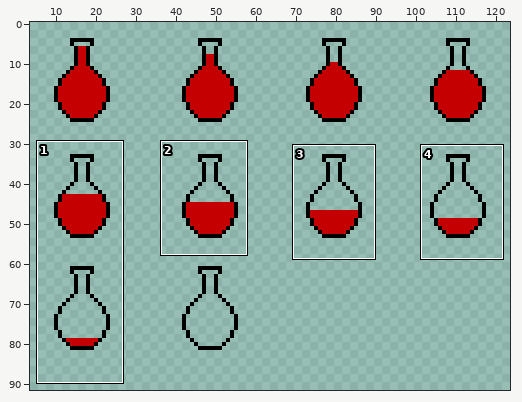
Sprite sheet: assets/graphics/Blood vials.png. Above, an overview of the earlier version with the close-up marked.
Close-up. Before:
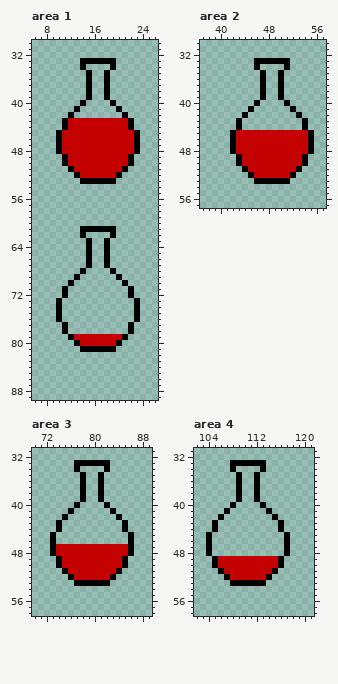
The file is 128x128 pixels. Shown: area 1: x 6..26, y 30..89; area 2: x 37..57, y 30..57; area 3: x 70..89, y 31..58; area 4: x 102..121, y 31..58. The old version is drawn lined up with the new one, on the new canvas. The wide view leaves out empty margins. The commit also changed other parts of the picture, which this record leaves out.
The same view after the edit:
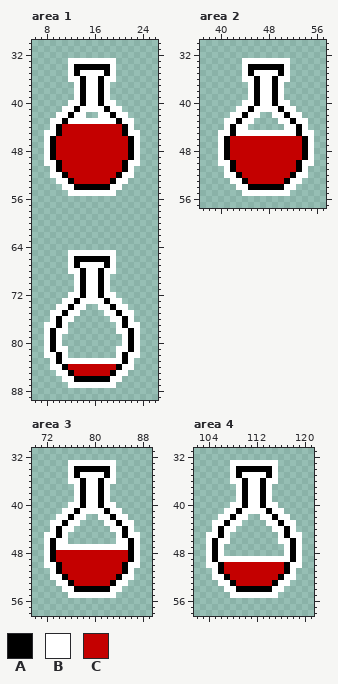
Palette (. is transparent): A #000000  B #ffffff  C #c40000
From old to new:
canvas 128x128 -> 128x96, the old top-left corner now at 0,1 (the part of the old canvas that was cut away was empty and is not shown)
--- area 1
@@ x 6..26 @@
 32 .....................
-33 ........AAAAAA.......
-34 ........A....A.......
-35 .........A..A........
-36 .........A..A........
-37 .........A..A........
-38 .........A..A........
-39 .........A..A........
-40 ........A....A.......
-41 .......A......A......
-42 ......A........A.....
-43 .....ACCCCCCCCCCA....
-44 .....ACCCCCCCCCCA....
-45 ....ACCCCCCCCCCCCA...
-46 ....ACCCCCCCCCCCCA...
-47 ....ACCCCCCCCCCCCA...
-48 ....ACCCCCCCCCCCCA...
-49 .....ACCCCCCCCCCA....
-50 .....ACCCCCCCCCCA....
-51 ......ACCCCCCCCA.....
-52 .......ACCCCCCA......
-53 ........AAAAAA.......
-54 .....................
-55 .....................
+33 ......BBBBBBBB.......
+34 ......BAAAAAAB.......
+35 ......BABBBBAB.......
+36 ......BBABBABB.......
+37 .......BABBAB........
+38 .......BABBAB........
+39 .......BABBAB........
+40 ......BBABBABB.......
+41 .....BBABBBBABB......
+42 ....BBABB..BBABB.....
+43 ...BBABBBBBBBBABB....
+44 ...BACCCCCCCCCCAB....
+45 ..BBACCCCCCCCCCABB...
+46 ..BACCCCCCCCCCCCAB...
+47 ..BACCCCCCCCCCCCAB...
+48 ..BACCCCCCCCCCCCAB...
+49 ..BACCCCCCCCCCCCAB...
+50 ..BBACCCCCCCCCCABB...
+51 ...BACCCCCCCCCCAB....
+52 ...BBACCCCCCCCABB....
+53 ....BBACCCCCCABB.....
+54 .....BBAAAAAABB......
+55 ......BBBBBBBB.......
 56 .....................
@@ x 6..26 @@
 60 .....................
-61 ........AAAAAA.......
-62 ........A....A.......
-63 .........A..A........
-64 .........A..A........
-65 .........A..A........
-66 .........A..A........
-67 .........A..A........
-68 ........A....A.......
-69 .......A......A......
-70 ......A........A.....
-71 .....A..........A....
-72 .....A..........A....
-73 ....A............A...
-74 ....A............A...
-75 ....A............A...
-76 ....A............A...
-77 .....A..........A....
-78 .....A..........A....
-79 ......ACCCCCCCCA.....
-80 .......ACCCCCCA......
-81 ........AAAAAA.......
-82 .....................
-83 .....................
-84 .....................
-85 .....................
-86 .....................
-87 .....................
+61 .....................
+62 .....................
+63 .....................
+64 .....................
+65 ......BBBBBBBB.......
+66 ......BAAAAAAB.......
+67 ......BABBBBAB.......
+68 ......BBABBABB.......
+69 .......BABBAB........
+70 .......BABBAB........
+71 .......BABBAB........
+72 ......BBABBABB.......
+73 .....BBABBBBABB......
+74 ....BBABB..BBABB.....
+75 ...BBABB....BBABB....
+76 ...BABB......BBAB....
+77 ..BBAB........BABB...
+78 ..BABB........BBAB...
+79 ..BAB..........BAB...
+80 ..BAB..........BAB...
+81 ..BABB........BBAB...
+82 ..BBAB........BABB...
+83 ...BABBBBBBBBBBAB....
+84 ...BBACCCCCCCCABB....
+85 ....BBACCCCCCABB.....
+86 .....BBAAAAAABB......
+87 ......BBBBBBBB.......
 88 .....................
--- area 2
@@ x 37..57 @@
 32 .....................
-33 .........AAAAAA......
-34 .........A....A......
-35 ..........A..A.......
-36 ..........A..A.......
-37 ..........A..A.......
-38 ..........A..A.......
-39 ..........A..A.......
-40 .........A....A......
-41 ........A......A.....
-42 .......A........A....
-43 ......A..........A...
-44 ......A..........A...
-45 .....ACCCCCCCCCCCCA..
-46 .....ACCCCCCCCCCCCA..
-47 .....ACCCCCCCCCCCCA..
-48 .....ACCCCCCCCCCCCA..
-49 ......ACCCCCCCCCCA...
-50 ......ACCCCCCCCCCA...
-51 .......ACCCCCCCCA....
-52 ........ACCCCCCA.....
-53 .........AAAAAA......
-54 .....................
-55 .....................
+33 .......BBBBBBBB......
+34 .......BAAAAAAB......
+35 .......BABBBBAB......
+36 .......BBABBABB......
+37 ........BABBAB.......
+38 ........BABBAB.......
+39 ........BABBAB.......
+40 .......BBABBABB......
+41 ......BBABBBBABB.....
+42 .....BBABB..BBABB....
+43 ....BBABB....BBABB...
+44 ....BABB......BBAB...
+45 ...BBABBBBBBBBBBABB..
+46 ...BACCCCCCCCCCCCAB..
+47 ...BACCCCCCCCCCCCAB..
+48 ...BACCCCCCCCCCCCAB..
+49 ...BACCCCCCCCCCCCAB..
+50 ...BBACCCCCCCCCCABB..
+51 ....BACCCCCCCCCCAB...
+52 ....BBACCCCCCCCABB...
+53 .....BBACCCCCCABB....
+54 ......BBAAAAAABB.....
+55 .......BBBBBBBB......
 56 .....................
--- area 3
@@ x 70..89 @@
 32 ....................
-33 .......AAAAAA.......
-34 .......A....A.......
-35 ........A..A........
-36 ........A..A........
-37 ........A..A........
-38 ........A..A........
-39 ........A..A........
-40 .......A....A.......
-41 ......A......A......
-42 .....A........A.....
-43 ....A..........A....
-44 ....A..........A....
-45 ...A............A...
-46 ...A............A...
-47 ...ACCCCCCCCCCCCA...
-48 ...ACCCCCCCCCCCCA...
-49 ....ACCCCCCCCCCA....
-50 ....ACCCCCCCCCCA....
-51 .....ACCCCCCCCA.....
-52 ......ACCCCCCA......
-53 .......AAAAAA.......
-54 ....................
-55 ....................
+33 ......BBBBBBBB......
+34 ......BAAAAAAB......
+35 ......BABBBBAB......
+36 ......BBABBABB......
+37 .......BABBAB.......
+38 .......BABBAB.......
+39 .......BABBAB.......
+40 ......BBABBABB......
+41 .....BBABBBBABB.....
+42 ....BBABB..BBABB....
+43 ...BBABB....BBABB...
+44 ...BABB......BBAB...
+45 ..BBAB........BABB..
+46 ..BABB........BBAB..
+47 ..BABBBBBBBBBBBBAB..
+48 ..BACCCCCCCCCCCCAB..
+49 ..BACCCCCCCCCCCCAB..
+50 ..BBACCCCCCCCCCABB..
+51 ...BACCCCCCCCCCAB...
+52 ...BBACCCCCCCCABB...
+53 ....BBACCCCCCABB....
+54 .....BBAAAAAABB.....
+55 ......BBBBBBBB......
 56 ....................
--- area 4
@@ x 102..121 @@
 32 ....................
-33 ......AAAAAA........
-34 ......A....A........
-35 .......A..A.........
-36 .......A..A.........
-37 .......A..A.........
-38 .......A..A.........
-39 .......A..A.........
-40 ......A....A........
-41 .....A......A.......
-42 ....A........A......
-43 ...A..........A.....
-44 ...A..........A.....
-45 ..A............A....
-46 ..A............A....
-47 ..A............A....
-48 ..A............A....
-49 ...ACCCCCCCCCCA.....
-50 ...ACCCCCCCCCCA.....
-51 ....ACCCCCCCCA......
-52 .....ACCCCCCA.......
-53 ......AAAAAA........
-54 ....................
-55 ....................
+33 ......BBBBBBBB......
+34 ......BAAAAAAB......
+35 ......BABBBBAB......
+36 ......BBABBABB......
+37 .......BABBAB.......
+38 .......BABBAB.......
+39 .......BABBAB.......
+40 ......BBABBABB......
+41 .....BBABBBBABB.....
+42 ....BBABB..BBABB....
+43 ...BBABB....BBABB...
+44 ...BABB......BBAB...
+45 ..BBAB........BABB..
+46 ..BABB........BBAB..
+47 ..BAB..........BAB..
+48 ..BAB..........BAB..
+49 ..BABBBBBBBBBBBBAB..
+50 ..BBACCCCCCCCCCABB..
+51 ...BACCCCCCCCCCAB...
+52 ...BBACCCCCCCCABB...
+53 ....BBACCCCCCABB....
+54 .....BBAAAAAABB.....
+55 ......BBBBBBBB......
 56 ....................
Changed places in both close-ups, as pixel boxes (x1, y1, x2, y2):
changed: (44, 58, 140, 196)
changed: (44, 226, 140, 388)
changed: (218, 58, 314, 196)
changed: (44, 460, 140, 598)
changed: (206, 460, 302, 598)
